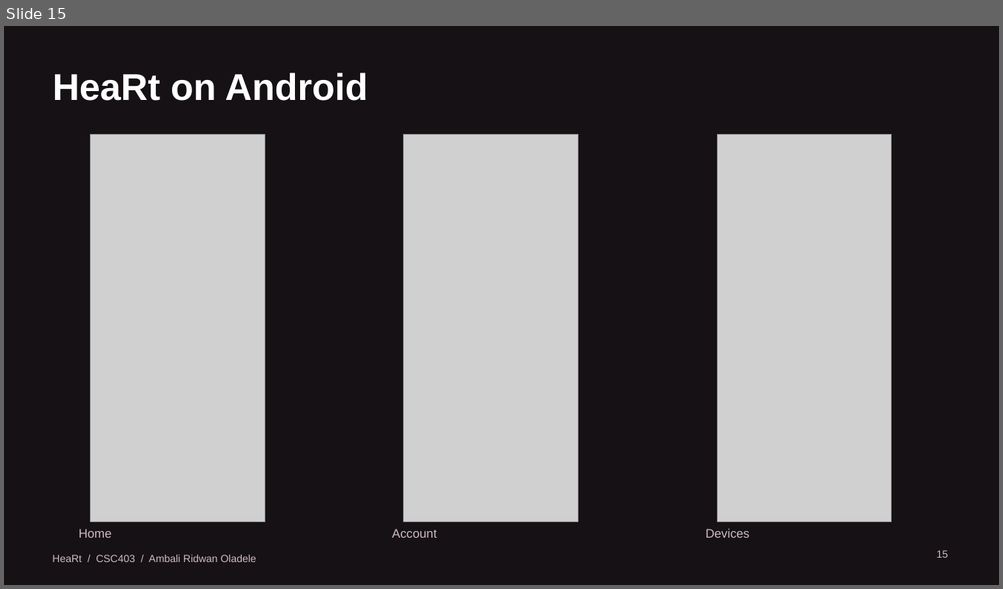
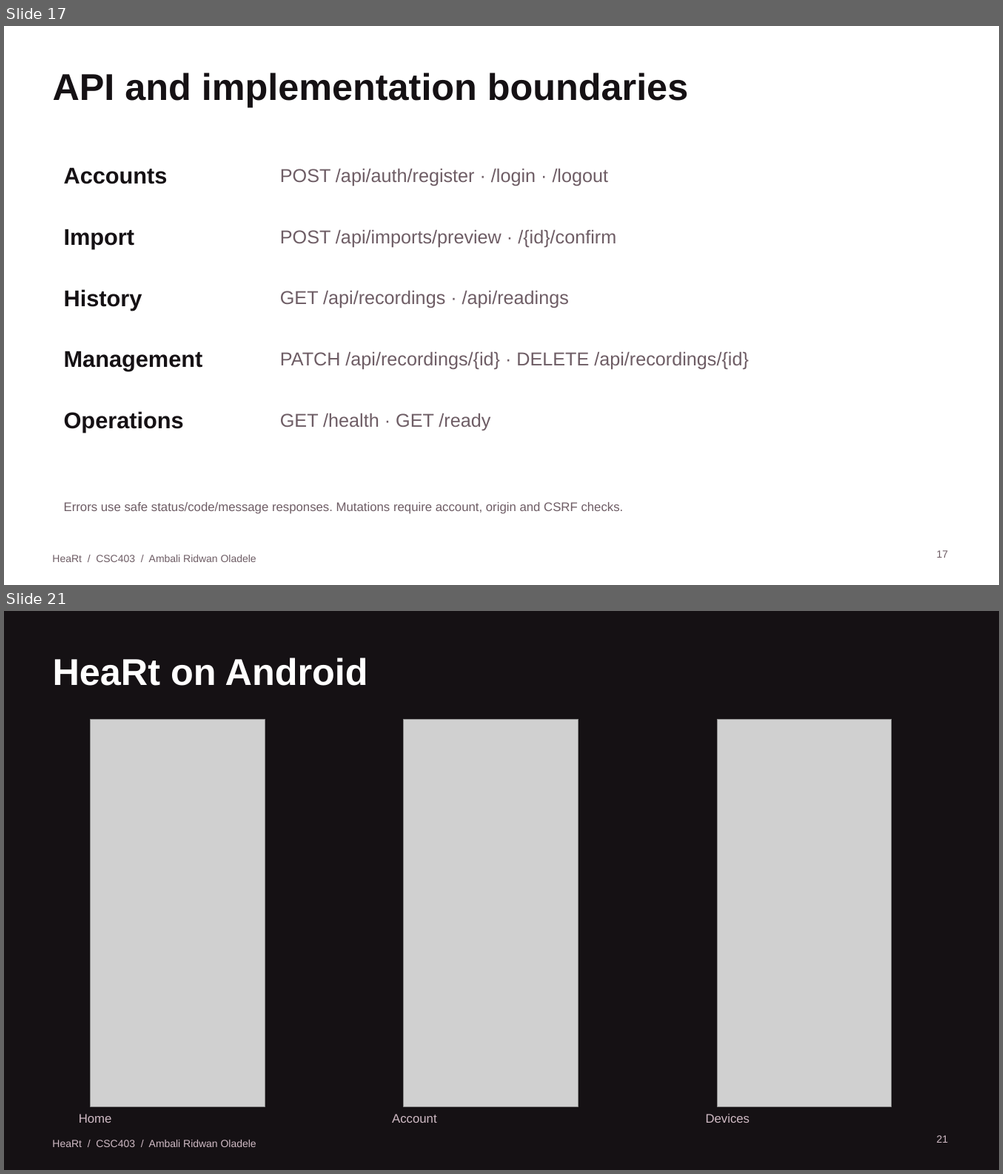
Before and after one commit to iamRed-One/heart-rate-monitor, a slide deck: docs/presentation/HeaRt-Project-Demonstration.pptx. Shown one above the other, each under a label of ours: slide 15 before the commit, slides 17 and 21 after it; the slides between them are not shown. The pictures are 1003x589 and 1003x1174 pixels, drawn with LibreOffice and Linux fonts; fonts in the diff are those of the drawing; grey boxes stand for pictures. Boxes give left, top, right and bottom in pixels: in the first picture for what was removed or moved away, otherwise in the second. Text is boxed around its words. In the diff, an @@ line names an element or a change of style, - is before the commit and + after.

Commit message:
Present project requirements and UML with Android-only demonstration

```diff
--- a/docs/presentation/HeaRt-Project-Demonstration.pptx
+++ b/docs/presentation/HeaRt-Project-Demonstration.pptx
@@ slide 17 added at <box>4,26,999,585</box>, background #FFFFFF @@
@@ title added at <box>53,73,688,107</box>, 36 pt, text #151114, bold @@
+API and implementation boundaries
@@ text added at <box>64,167,168,184</box>, 22 pt, text #151114, bold @@
+Accounts
@@ text added at <box>280,168,609,186</box>, 18 pt, text #6E5D65 @@
+POST /api/auth/register · /login · /logout
@@ text added at <box>64,229,135,249</box>, 22 pt, text #151114, bold @@
+Import
@@ text added at <box>280,230,616,247</box>, 18 pt, text #6E5D65 @@
+POST /api/imports/preview · /{id}/confirm
@@ text added at <box>64,289,142,310</box>, 22 pt, text #151114, bold @@
+History
@@ text added at <box>280,290,569,308</box>, 18 pt, text #6E5D65 @@
+GET /api/recordings · /api/readings
@@ text added at <box>64,351,203,372</box>, 22 pt, text #151114, bold @@
+Management
@@ text added at <box>280,352,748,369</box>, 18 pt, text #6E5D65 @@
+PATCH /api/recordings/{id} · DELETE /api/recordings/{id}
@@ text added at <box>64,412,184,433</box>, 22 pt, text #151114, bold @@
+Operations
@@ text added at <box>280,413,490,431</box>, 18 pt, text #6E5D65 @@
+GET /health · GET /ready
@@ text added at <box>64,503,623,514</box>, 12 pt, text #6E5D65 @@
+Errors use safe status/code/message responses. Mutations require account, origin and CSRF checks.
@@ text added at <box>52,555,256,562</box>, 10 pt, text #6E5D65 @@
+HeaRt / CSC403 / Ambali Ridwan Oladele
@@ page number added at <box>936,551,948,558</box>, 10 pt, text #6E5D65 @@
+17
@@ what was slide 15 is now slide 21 @@
@@ page number at <box>936,1136,948,1143</box>: text changed @@
-15
+21
```
Also in this commit, not shown: 2 slides changed, 18 other slides added, 13 slides removed, 10 other files.
